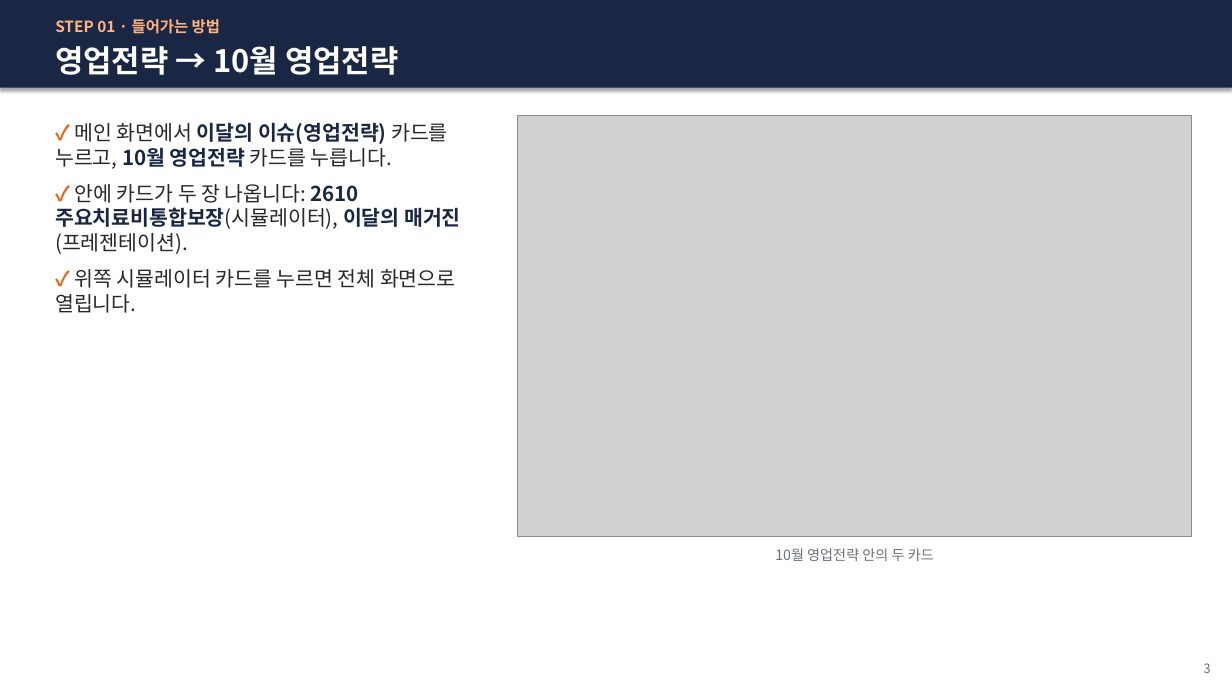
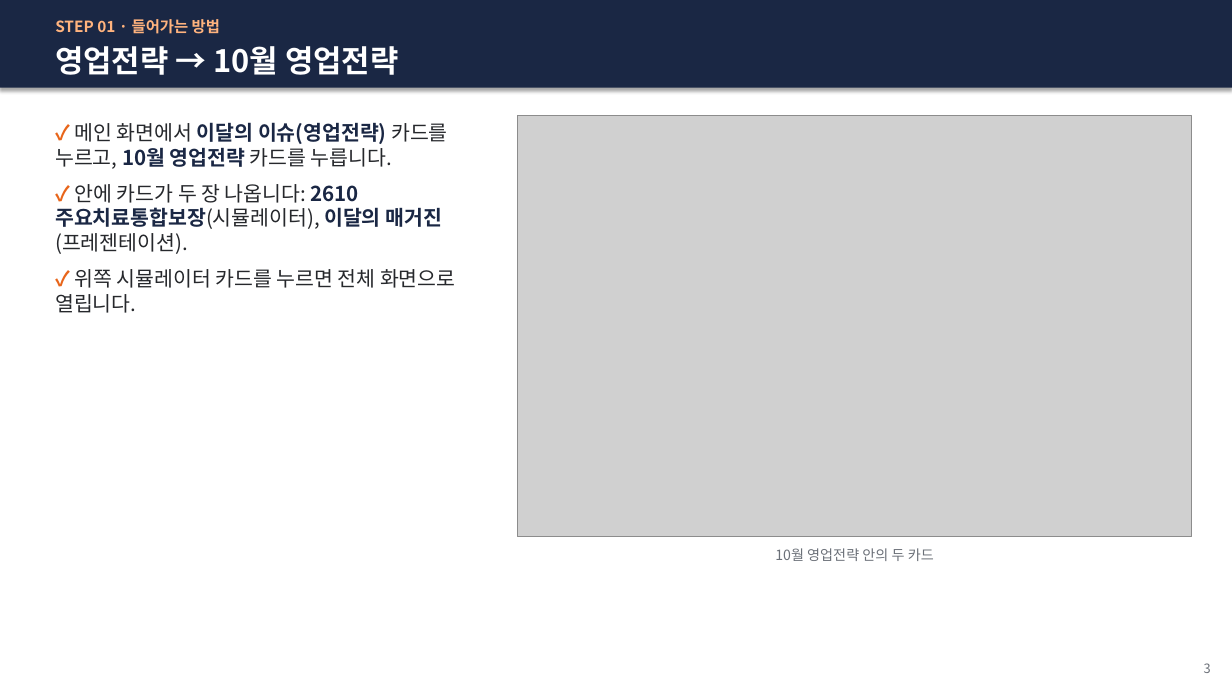
Before and after one commit to comdoctor76-droid/Self-Directed-Learning, a slide deck: slide 3 of assets/sim/manual-pc/2610-simulator-manual-pc.pptx. Drawn at 1232x693 pixels with LibreOffice and Linux fonts; fonts in the diff are those of the drawing; grey boxes stand for pictures. Boxes give left, top, right and bottom in pixels: in the first picture for what was removed or moved away, otherwise in the second. Text is boxed around its words. In the diff, an @@ line names an element or a change of style, - is before the commit and + after.

```diff
--- a/assets/sim/manual-pc/2610-simulator-manual-pc.pptx
+++ b/assets/sim/manual-pc/2610-simulator-manual-pc.pptx
@@ text at box(55, 184, 442, 254): text changed @@
-✓ 안에 카드가 두 장 나옵니다: 2610 주요치료비통합보장(시뮬레이터), 이달의 매거진(프레젠테이션).
+✓ 안에 카드가 두 장 나옵니다: 2610 주요치료통합보장(시뮬레이터), 이달의 매거진(프레젠테이션).
```
Also in this commit, not shown: 1 other slide changed, 10 other files.
